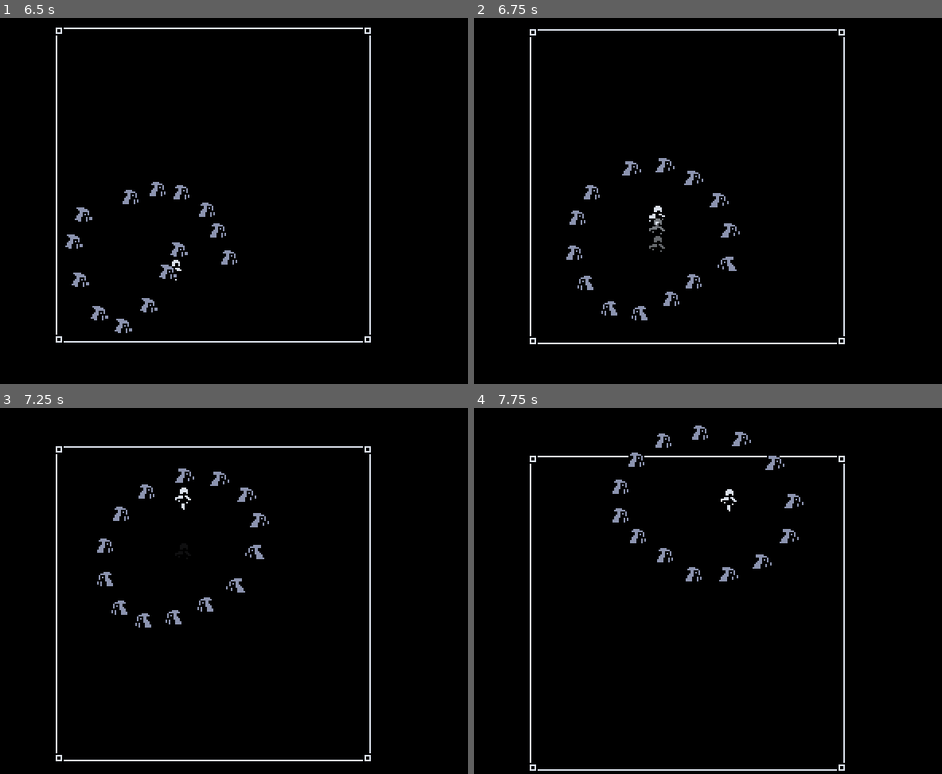
Above: before the commit, frames 1-4 (two rows, left to right).
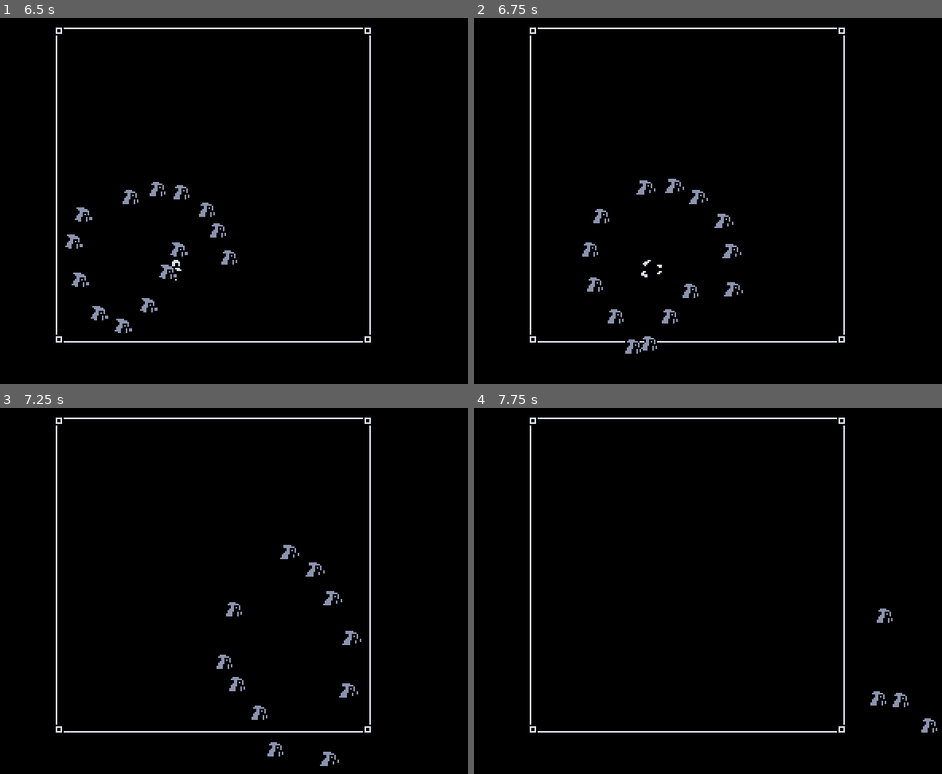
Above: after the commit, the same moments.

Repository: Hairic95/godot-top-down-shooter-template
Game: Godot game, scene res://src/Main.tscn
Same seed, same stepped clock (60 frames per second), same inputs: the game is played once before the commit and once after it.
Inputs:
- Up to frame 1 (6.5 s): tap Enter (ui_accept) at 0.5, 0.77, 1.25, 1.52, 2, 3.02, 3.77, 4.52, 6.02 s; hold D 0.53-1.28 s; tap Space (dash) every 1.5 s from 0.6 to 5.1 s; hold S 1.28-2.03 s; tap Shift every 1.5 s from 1.35 to 5.85 s; hold D 2.03-2.78 s; hold W 2.78-3.53 s; hold A 3.53-5.03 s; hold S 5.03-5.78 s; hold D from 5.78 s (still down)
- Up to frame 2 (6.75 s): release D at 6.53 s; hold W from 6.53 s (still down); tap Space (dash) at 6.6 s
- Up to frame 3 (7.25 s): keep holding W; tap Enter (ui_accept) at 6.77 s
- Up to frame 4 (7.75 s): release W at 7.28 s; hold D from 7.28 s (still down); tap Shift at 7.35 s; tap Enter (ui_accept) at 7.52 s

Frame 1 is identical in both runs. In frame 2, 3.0% of the frame differs, in the area x 11-80%, y 2-92%; in frame 3, 3.0%; in frame 4, 2.5%.
Error after the commit: Invalid get index 'global_position' (on base: 'previously freed instance'). (res://src/scenes/BattleScene.gd:39)

Commit message:
added player death

Diff:
--- a/project.godot
+++ b/project.godot
@@ -93,6 +93,7 @@
 2d_physics/layer_2="PlayerBullets"
 2d_physics/layer_3="Enemies"
 2d_physics/layer_4="EnemyBullets"
+2d_physics/layer_20="Death"
 
 [rendering]
 
--- a/src/autoloads/EventBus.gd
+++ b/src/autoloads/EventBus.gd
@@ -6,3 +6,4 @@
 signal create_effect(effect_instance, start_pos)
 
 signal enemy_death(enemy_type)
+signal player_death()
--- /dev/null
+++ b/src/effects/CultistDeathEffect.tscn
@@ -0,0 +1,29 @@
+[gd_scene load_steps=4 format=2]
+
+[ext_resource path="res://assets/textures/battle/cultist_death_effect.png" type="Texture" id=1]
+[ext_resource path="res://src/effects/Effect.gd" type="Script" id=2]
+
+[sub_resource type="Animation" id=1]
+resource_name = "Effect"
+length = 0.4
+tracks/0/type = "value"
+tracks/0/path = NodePath(".:frame")
+tracks/0/interp = 1
+tracks/0/loop_wrap = true
+tracks/0/imported = false
+tracks/0/enabled = true
+tracks/0/keys = {
+"times": PoolRealArray( 0, 0.1, 0.2, 0.3 ),
+"transitions": PoolRealArray( 1, 1, 1, 1 ),
+"update": 1,
+"values": [ 0, 1, 2, 3 ]
+}
+
+[node name="SpecterDeathEffect" type="Sprite"]
+texture = ExtResource( 1 )
+hframes = 4
+script = ExtResource( 2 )
+
+[node name="Anim" type="AnimationPlayer" parent="."]
+anims/Effect = SubResource( 1 )
+[connection signal="animation_finished" from="Anim" to="." method="_on_Anim_animation_finished"]
--- a/src/entities/enemies/Enemy.gd
+++ b/src/entities/enemies/Enemy.gd
@@ -4,6 +4,7 @@
 export (String) var enemy_type = "enemy"
 
 export (int) var speed = 50
+export (int) var damage = 1
 
 var max_hit_points = 3
 var hit_points = 3
@@ -17,6 +18,8 @@
 var bullet_push = Vector2.ZERO
 
 var arena_borders = Rect2(0, 0, 100, 100)
+
+var latest_player_position = Vector2.ZERO
 
 export (PackedScene) var death_effect
 
@@ -63,4 +66,4 @@
 
 func _on_HurtBox_body_entered(body):
 	if body is Player:
-		body.hurt()
+		body.hurt(damage)
--- a/src/entities/enemies/SpecterEnemy.gd
+++ b/src/entities/enemies/SpecterEnemy.gd
@@ -16,14 +16,12 @@
 			if movement_rotation >= 2 * PI:
 				movement_rotation -= 2 * PI
 			if player != null:
-				destination = player.global_position + Vector2(cos(movement_rotation), sin(movement_rotation)) * distance_to_player
-				if (destination - global_position).length() > 5:
-					movement_direction = (destination - global_position).normalized()
-				else:
-					if $ChargeChoiceTimer.paused:
-						print("self")
-						$ChargeChoiceTimer.start()
-					movement_direction = Vector2.ZERO
+				latest_player_position = player.global_position
+			destination = latest_player_position + Vector2(cos(movement_rotation), sin(movement_rotation)) * distance_to_player
+			if (destination - global_position).length() > 5:
+				movement_direction = (destination - global_position).normalized()
+			else:
+				movement_direction = Vector2.ZERO
 		"Charge":
 			bullet_push = Vector2.ZERO
 			movement_direction = Vector2.ZERO
@@ -39,15 +37,17 @@
 	set_state("Charge")
 
 func _on_ChargeTimer_timeout():
-	charge_destination = global_position + (player.global_position - global_position) * 2
-	charge_destination.x = clamp(charge_destination.x, arena_borders.position.x, arena_borders.position.x + arena_borders.size.x)
-	charge_destination.y = clamp(charge_destination.y, arena_borders.position.y, arena_borders.position.y + arena_borders.size.y)
-	set_state("Attack")
+	if player != null:
+		charge_destination = global_position + (player.global_position - global_position) * 2
+		charge_destination.x = clamp(charge_destination.x, arena_borders.position.x, arena_borders.position.x + arena_borders.size.x)
+		charge_destination.y = clamp(charge_destination.y, arena_borders.position.y, arena_borders.position.y + arena_borders.size.y)
+		set_state("Attack")
 
 func _on_ChargeChoiceTimer_timeout():
-	$ChargeChoiceTimer.stop()
-	attack()
-	$AttackTimer.start()
+	if player != null:
+		$ChargeChoiceTimer.stop()
+		attack()
+		$AttackTimer.start()
 
 func _on_AttackTimer_timeout():
 	set_state("Move")
--- a/src/entities/player/Player.gd
+++ b/src/entities/player/Player.gd
@@ -6,6 +6,8 @@
 
 var active = true
 
+var max_hit_points = 4
+var hit_points = 4
 
 # todo add pushbox physic
 var pushboxes = []
@@ -24,6 +26,7 @@
 export (PackedScene) var bullet_reference
 export (PackedScene) var melee_reference
 export (PackedScene) var dash_effect
+export (PackedScene) var death_effect
 
 var current_state = "Idle"
 
@@ -160,5 +163,11 @@
 func _on_DashTimer_timeout():
 	set_state("Idle")
 
-func hurt():
-	pass
+func hurt(damage):
+	hit_points = max(0, hit_points - damage)
+	if hit_points == 0:
+		set_state("Death")
+		active = false
+		EventBus.emit_signal("player_death")
+		EventBus.emit_signal("create_effect", death_effect.instance(), global_position)
+		queue_free()
--- a/src/entities/player/Player.tscn
+++ b/src/entities/player/Player.tscn
@@ -8,6 +8,7 @@
 [ext_resource path="res://src/entities/bullet/MeleeBullet.tscn" type="PackedScene" id=6]
 [ext_resource path="res://src/effects/DashTrailEffect.tscn" type="PackedScene" id=7]
 [ext_resource path="res://assets/sounds/dash.wav" type="AudioStream" id=8]
+[ext_resource path="res://src/effects/CultistDeathEffect.tscn" type="PackedScene" id=9]
 
 [sub_resource type="Animation" id=1]
 resource_name = "Dash"
@@ -23,6 +24,9 @@
 "update": 1,
 "values": [ 2, 3 ]
 }
+
+[sub_resource type="Animation" id=5]
+resource_name = "Death"
 
 [sub_resource type="Animation" id=2]
 length = 0.5
@@ -64,10 +68,12 @@
 bullet_reference = ExtResource( 3 )
 melee_reference = ExtResource( 6 )
 dash_effect = ExtResource( 7 )
+death_effect = ExtResource( 9 )
 
 [node name="Sprite" type="Sprite" parent="."]
 texture = ExtResource( 1 )
 hframes = 6
+frame = 2
 
 [node name="Gun" type="Sprite" parent="."]
 texture = ExtResource( 5 )
@@ -75,6 +81,7 @@
 
 [node name="Anim" type="AnimationPlayer" parent="."]
 anims/Dash = SubResource( 1 )
+anims/Death = SubResource( 5 )
 anims/Idle = SubResource( 2 )
 anims/Move = SubResource( 3 )
 
--- a/src/scenes/BattleScene.gd
+++ b/src/scenes/BattleScene.gd
@@ -4,6 +4,7 @@
 export (Rect2) var arena_borders
 
 var player
+var latest_player_position : Vector2 = Vector2.ZERO
 
 var battle_waves = [
 	"wave_specter_01",
@@ -14,7 +15,7 @@
 func _ready():
 	$CameraHandler.global_position = $Arena.global_position
 	player = $Entities/Player
-
+	latest_player_position = player.global_position
 	var i = 0
 
 	EventBus.connect("create_bullet", self, "create_bullet")
@@ -34,22 +35,24 @@
 	$Effects.add_child(effect_instance)
 
 func _process(delta):
-	if player.active:
-		var new_camera_pos =  $Arena.global_position
-		if player.shooting_direction.y < 0:
-			new_camera_pos.y -= 10
-		if player.shooting_direction.y > 0:
-			new_camera_pos.y += 10
-		if player.shooting_direction.x < 0:
-			new_camera_pos.x -= 10
-		if player.shooting_direction.x > 0:
-			new_camera_pos.x += 10
-		if (player.global_position - $Arena.global_position).y > 40:
-			new_camera_pos.y += (player.global_position - $Arena.global_position).y / 5
-		elif (player.global_position - $Arena.global_position).y < 40:
-			new_camera_pos.y += (player.global_position - $Arena.global_position).y / 5
+	if player != null:
+		latest_player_position = player.global_position
+		if player.active:
+			var new_camera_pos =  $Arena.global_position
+			if player.shooting_direction.y < 0:
+				new_camera_pos.y -= 10
+			if player.shooting_direction.y > 0:
+				new_camera_pos.y += 10
+			if player.shooting_direction.x < 0:
+				new_camera_pos.x -= 10
+			if player.shooting_direction.x > 0:
+				new_camera_pos.x += 10
+			if (player.global_position - $Arena.global_position).y > 40:
+				new_camera_pos.y += (player.global_position - $Arena.global_position).y / 5
+			elif (player.global_position - $Arena.global_position).y < 40:
+				new_camera_pos.y += (player.global_position - $Arena.global_position).y / 5
 
-		$CameraHandler.global_position = new_camera_pos
+			$CameraHandler.global_position = new_camera_pos
 
 func create_wave(wave_code):
 	var wave_data = WaveCreator.get_wave(wave_code)
@@ -59,6 +62,7 @@
 				var enemy_instance = enemy_data.reference.instance()
 				enemy_instance.player = player
 				enemy_instance.arena_borders = arena_borders
+				enemy_instance.latest_player_position = latest_player_position
 				if enemy_instance is SpecterEnemy:
 					var starting_angle = 2 * PI / enemy_data.quantity * i
 					enemy_instance.global_position = arena_center + Vector2(cos(starting_angle), sin(starting_angle)) * 50
Binary file added: assets/textures/battle/cultist_death_effect.png
Not shown, added: assets/textures/battle/cultist_death_effect.png.import
Not shown: 1 places in src/entities/player/Player.tscn that only renumber resources
Not shown, added: assets/textures/battle/cultist_death_effect.png~
